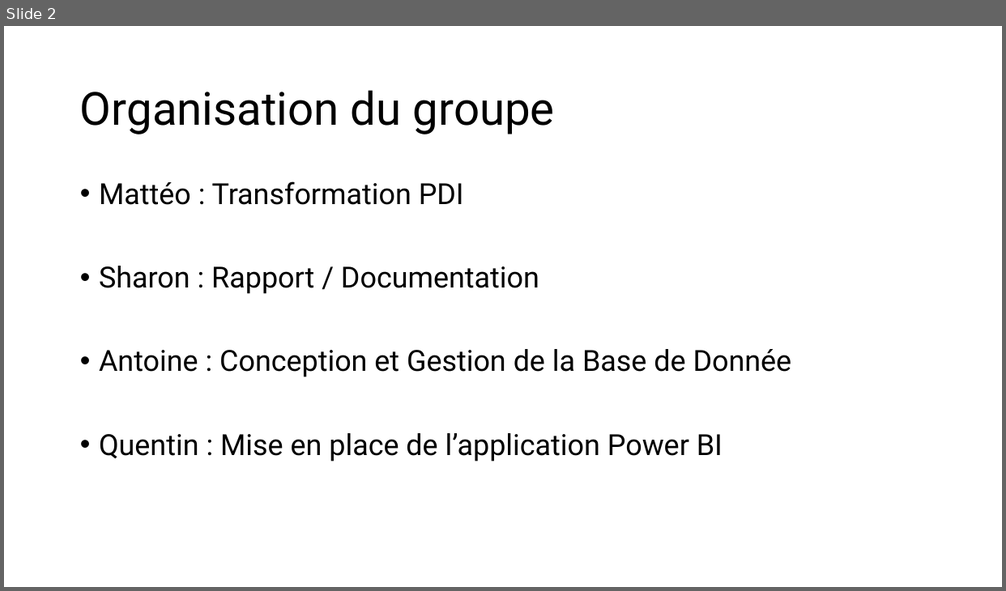
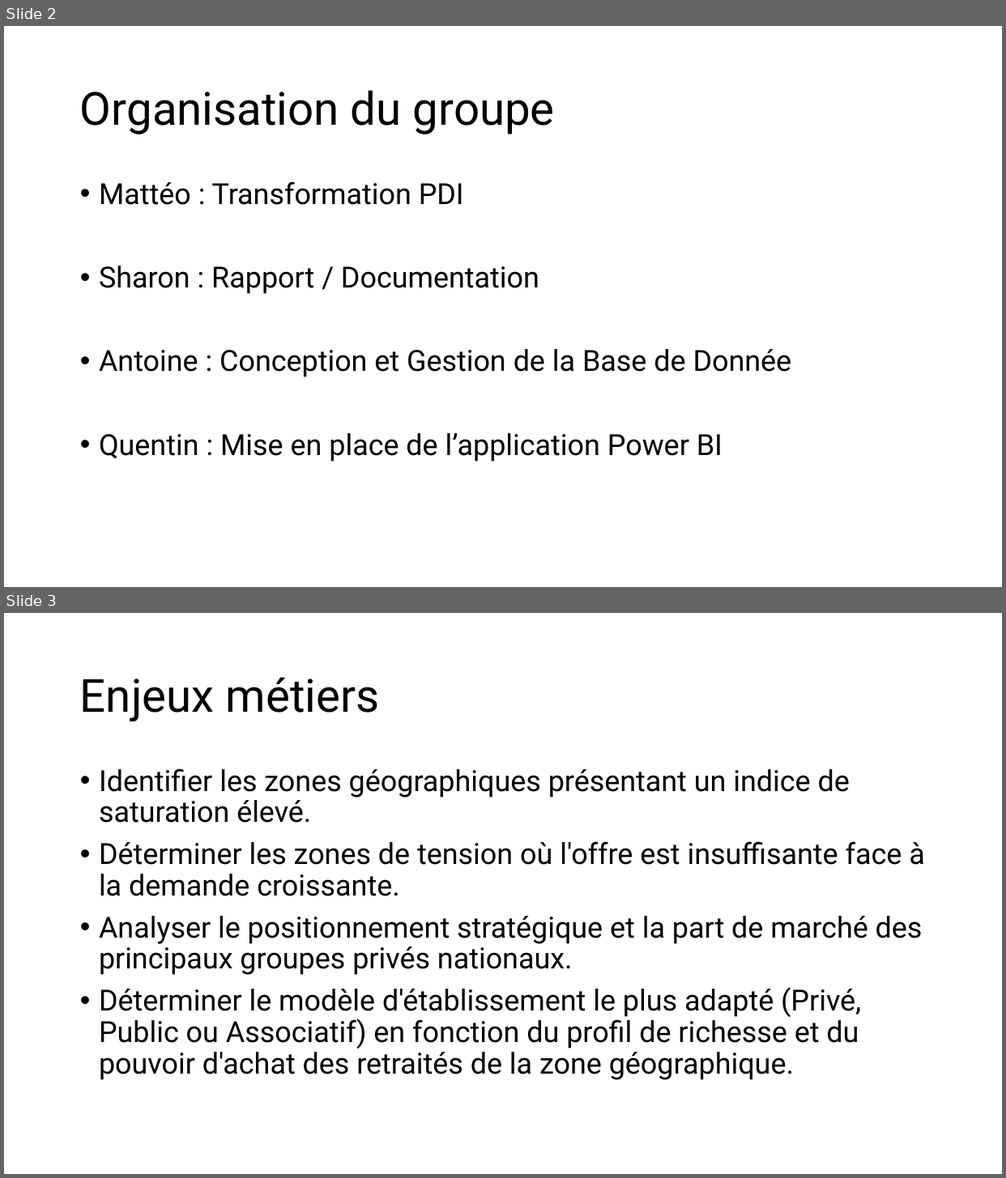
Before and after one commit to MatteoDelin/Developpement-composant-solution-decisionnelle, a slide deck: Jalon 2.pptx. Shown one above the other, each under a label of ours: slide 2 before the commit, slides 2 and 3 after it. The pictures are 1006x591 and 1006x1178 pixels, drawn with LibreOffice and Linux fonts; fonts in the diff are those of the drawing. Boxes give left, top, right and bottom in pixels: in the first picture for what was removed or moved away, otherwise in the second. Text is boxed around its words. In the diff, an @@ line names an element or a change of style, - is before the commit and + after.

```diff
--- a/Jalon 2.pptx
+++ b/Jalon 2.pptx
@@ slide 3 added at box(4, 613, 1002, 1174), background #FFFFFF @@
@@ title added at box(80, 677, 380, 722), 44 pt, text #000000 @@
+Enjeux métiers
@@ text added at box(99, 769, 925, 1080), 28 pt, text #000000 @@
+• Identifier les zones géographiques présentant un indice de saturation élevé.
+• Déterminer les zones de tension où l'offre est insuffisante face à la demande croissante.
+• Analyser le positionnement stratégique et la part de marché des principaux groupes privés nationaux.
+• Déterminer le modèle d'établissement le plus adapté (Privé, Public ou Associatif) en fonction du profil de richesse et du pouvoir d'achat des retraités de la zone géographique.
```
Also in this commit, not shown: 5 other slides added, 2 slides removed, 1 other file.
